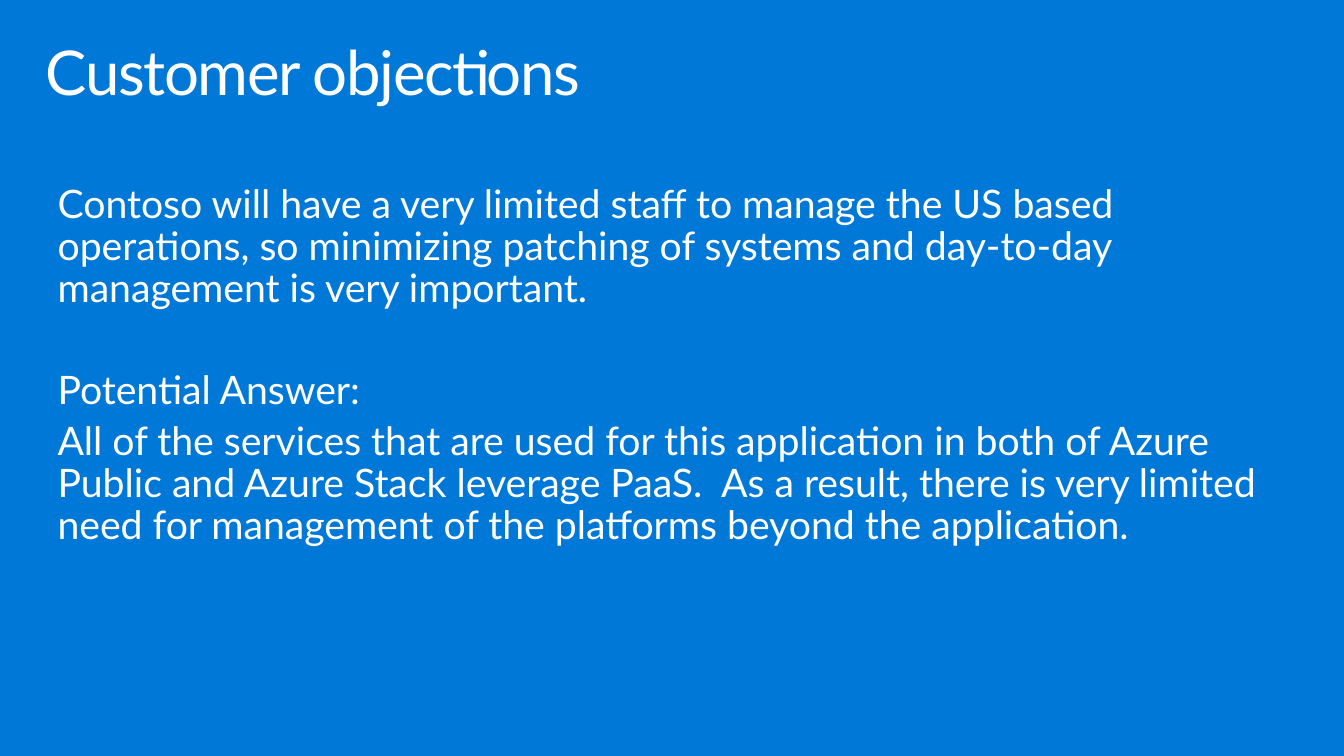
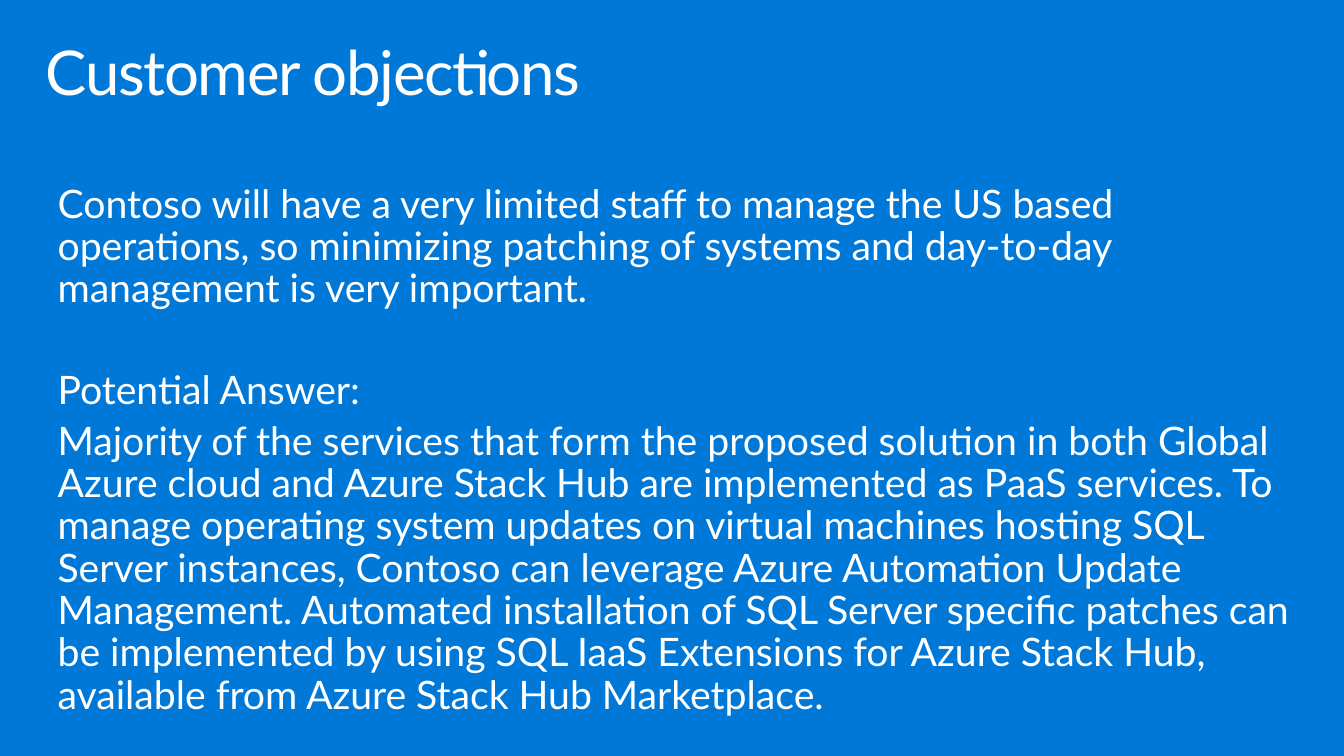
Before and after one commit to polichtm/MCW-Azure-Stack, a slide deck: slide 45 of Whiteboard design session/WDS trainer presentation - Azure Stack.pptx (slide 33 before the commit). Drawn at 1344x756 pixels with LibreOffice and Linux fonts; fonts in the diff are those of the drawing. Boxes give left, top, right and bottom in pixels: in the first picture for what was removed or moved away, otherwise in the second. Text is boxed around its words. In the diff, an @@ line names an element or a change of style, - is before the commit and + after.

```diff
--- a/Whiteboard design session/WDS trainer presentation - Azure Stack.pptx
+++ b/Whiteboard design session/WDS trainer presentation - Azure Stack.pptx
@@ text at <box>58,426,1289,716</box>: text changed @@
-All of the services that are used for this application in both of Azure Public and Azure Stack leverage PaaS. As a result, there is very limited need for management of the platforms beyond the application.
+Majority of the services that form the proposed solution in both Global Azure cloud and Azure Stack Hub are implemented as PaaS services. To manage operating system updates on virtual machines hosting SQL Server instances, Contoso can leverage Azure Automation Update Management. Automated installation of SQL Server specific patches can be implemented by using SQL IaaS Extensions for Azure Stack Hub, available from Azure Stack Hub Marketplace.
```
Also in this commit, not shown: 24 other slides changed, 15 slides added, 1 slide removed, 2 other files.
